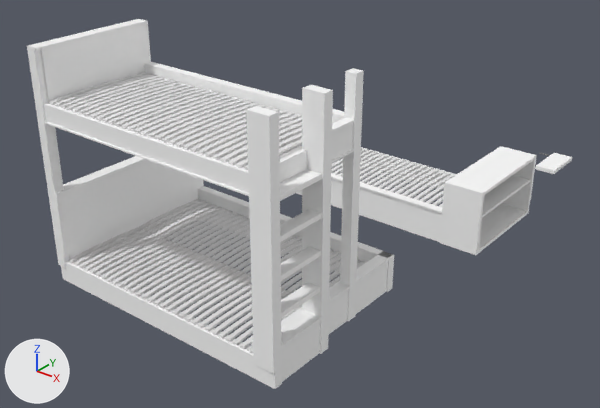
A saved change to the glTF model public/models/Bunk-Slats.glb.
The view is the same before and after, from a 50 mm lens placed at (4.23, -4.25, 3.64), pointed at (0.0, 1.04, 0.36). Arrows for +X, +Y and +Z are at lower left; the lights stay in place. The older version comes first. Where no turn or scale is listed for an object, it has been applied to the vertices.

In view in the first picture: 'Cube.002', 'Cube.003', 'Cube.004', 'Cube.005', 'bed-rail-side.005', 'leg.011', 'leg.012', 'leg.015', 'queen-head.045', 'queen-rail-side.004', 'twin-head.002', 'twin-rail-side.004' and 36 more.
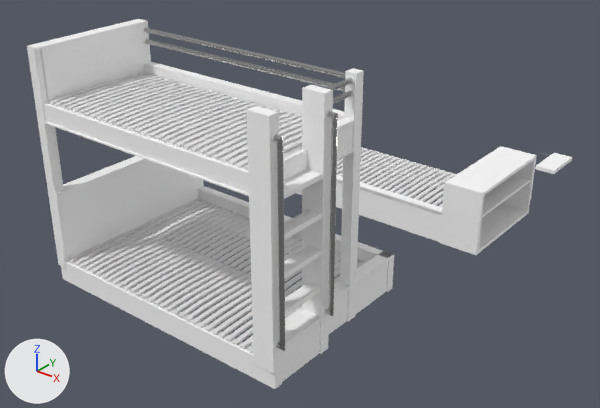
Where the newer file only moved an object's origin or applied its transform, the numbers keep the older frame.

What changed in the scene script:
```text
Add me_elbow_joint_167:
    me_elbow_joint_167.from_pydata(...)  # 256 vertices, 380 faces; spans x -0.07..0.04, y -0.02..0.02, z -0.76..0.76
    me_elbow_joint_167.materials.append(mat_steel)  # grey #bdbdbd
Add me_elbow_joint_166:
    me_elbow_joint_166.from_pydata(...)  # 256 vertices, 380 faces; spans x -0.07..0.04, y -0.02..0.02, z -0.76..0.76
    me_elbow_joint_166.materials.append(mat_steel)  # grey #bdbdbd
Add me_cylinder_063:
    me_cylinder_063.from_pydata(...)  # 64 vertices, 124 faces; spans x -1.08..1.08, y -0.02..0.02, z -0.02..0.02
    me_cylinder_063.materials.append(mat_steel)  # grey #bdbdbd
Add me_cylinder_062:
    me_cylinder_062.from_pydata(...)  # 64 vertices, 124 faces; spans x -1.08..1.08, y -0.02..0.02, z -0.02..0.02
    me_cylinder_062.materials.append(mat_steel)  # grey #bdbdbd
Add me_cylinder_061:
    me_cylinder_061.from_pydata(...)  # 64 vertices, 124 faces; spans x -0.019..0.019, y -0.216..0.216, z -0.019..0.019
    me_cylinder_061.materials.append(mat_steel)  # grey #bdbdbd
Add me_cylinder_060:
    me_cylinder_060.from_pydata(...)  # 64 vertices, 124 faces; spans x -0.019..0.019, y -0.216..0.216, z -0.019..0.019
    me_cylinder_060.materials.append(mat_steel)  # grey #bdbdbd
Add ob_bar_ladder_005:
    ob_bar_ladder_005 = bpy.data.objects.new('bar-ladder.005', me_elbow_joint_167)
    ob_bar_ladder_005.location = (1.247, -0.732, 1.096)
Add ob_bar_ladder_004:
    ob_bar_ladder_004 = bpy.data.objects.new('bar-ladder.004', me_elbow_joint_166)
    ob_bar_ladder_004.location = (1.252, -0.197, 1.096)
Add ob_bar_guard_011:
    ob_bar_guard_011 = bpy.data.objects.new('bar-guard.011', me_cylinder_063)
    ob_bar_guard_011.location = (0.016, 0.279, 1.843)
Add ob_bar_guard_010:
    ob_bar_guard_010 = bpy.data.objects.new('bar-guard.010', me_cylinder_062)
    ob_bar_guard_010.location = (0.016, 0.279, 1.939)
Add ob_bar_guard_009:
    ob_bar_guard_009 = bpy.data.objects.new('bar-guard.009', me_cylinder_061)
    ob_bar_guard_009.location = (1.099, 0.025, 1.843)
Add ob_bar_guard_008:
    ob_bar_guard_008 = bpy.data.objects.new('bar-guard.008', me_cylinder_060)
    ob_bar_guard_008.location = (1.099, 0.025, 1.935)
```

Where the change shows, as pixel boxes [x1, y1, x2, y2] in the pictures (600 x 408 px):
'bar-ladder.005', added: after [273, 135, 285, 351]
'bar-ladder.004', added: after [325, 111, 338, 316]
'bar-guard.010', added: after [144, 28, 345, 78]
'bar-guard.011', added (mostly hidden): after [145, 39, 345, 92]
'bar-guard.008', added (mostly hidden): after [325, 78, 353, 91]
'bar-guard.009', added (mostly hidden): after [333, 91, 352, 104]
